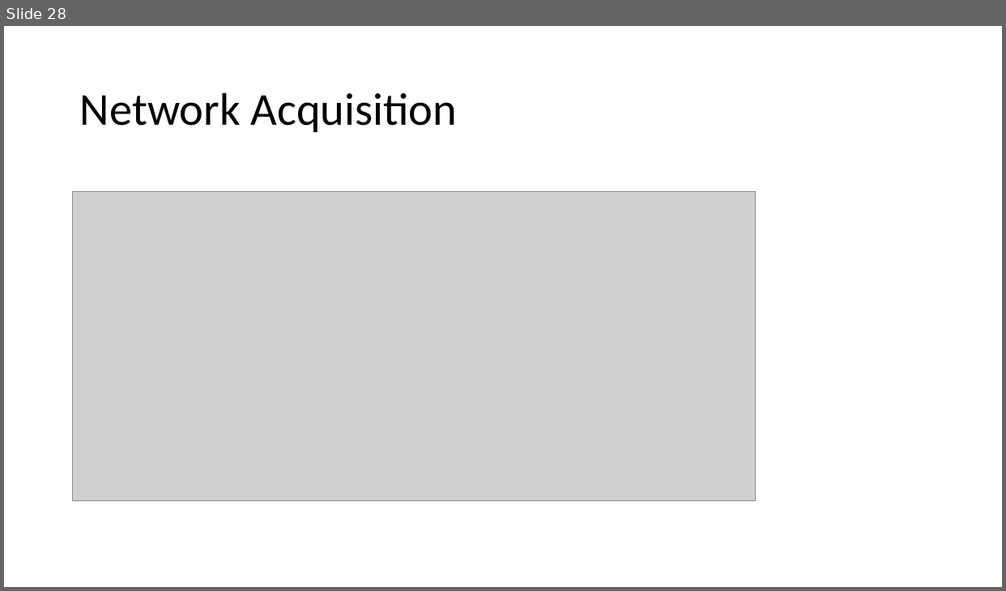
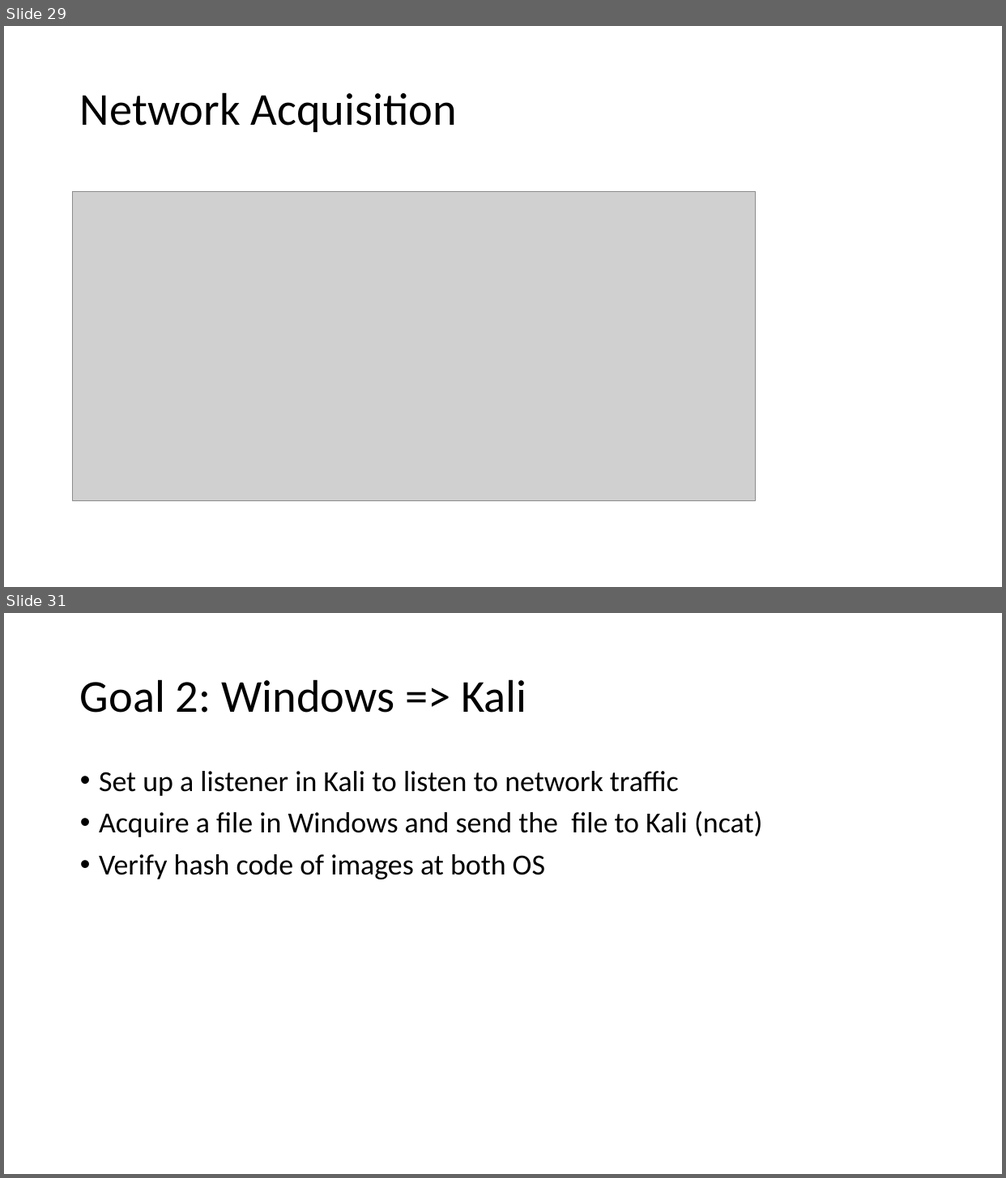
Before and after one commit to frankwxu/digital-forensics-lab, a slide deck: Basic_Computer_Skills_for_Forensics/7_USB_Image_Acquisition.pptx. Shown one above the other, each under a label of ours: slide 28 before the commit, slides 29 and 31 after it; the slides between them are not shown. The pictures are 1006x591 and 1006x1178 pixels, drawn with LibreOffice and Linux fonts; fonts in the diff are those of the drawing; grey boxes stand for pictures; background and template pictures are left out. Boxes give left, top, right and bottom in pixels: in the first picture for what was removed or moved away, otherwise in the second. Text is boxed around its words. In the diff, an @@ line names an element or a change of style, - is before the commit and + after.

```diff
--- a/Basic_Computer_Skills_for_Forensics/7_USB_Image_Acquisition.pptx
+++ b/Basic_Computer_Skills_for_Forensics/7_USB_Image_Acquisition.pptx
@@ slide 31 added at bbox=[4, 613, 1002, 1174], background #FFFFFF @@
@@ title added at bbox=[80, 679, 526, 713], 44 pt, text #000000 @@
+Goal 2: Windows => Kali
@@ text added at bbox=[99, 771, 762, 879], 28 pt, text #000000 @@
+• Set up a listener in Kali to listen to network traffic
+• Acquire a file in Windows and send the file to Kali (ncat)
+• Verify hash code of images at both OS
@@ what was slide 28 is now slide 29 @@
```
Also in this commit, not shown: 2 slides changed, 4 other slides added, 8 other files.
